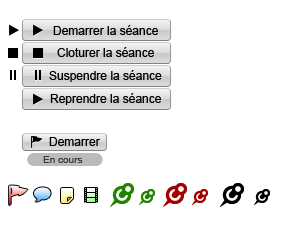
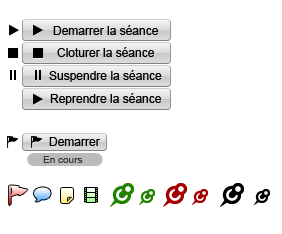
Comparing the layer stacks of the two 282x234 images. Changes:
added layer "Flag copie 4" above "Flag copie 3" over [7, 136, 19, 149]
hid "Arrière-plan" over [7, 136, 19, 149]
